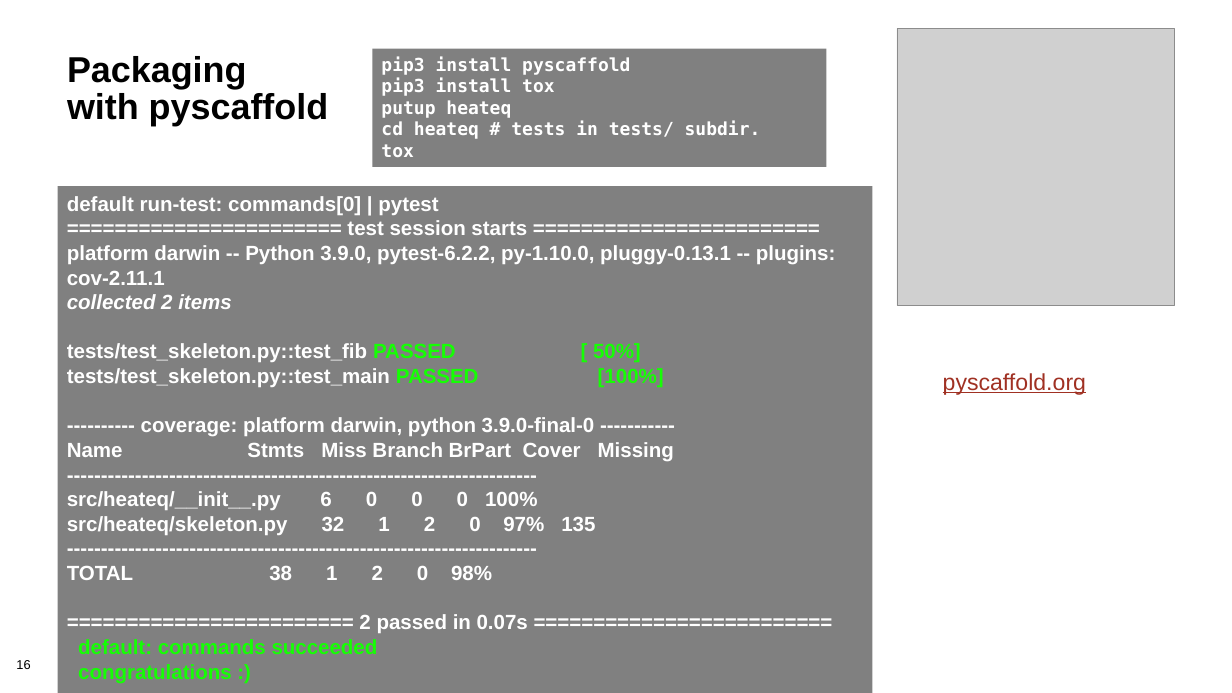
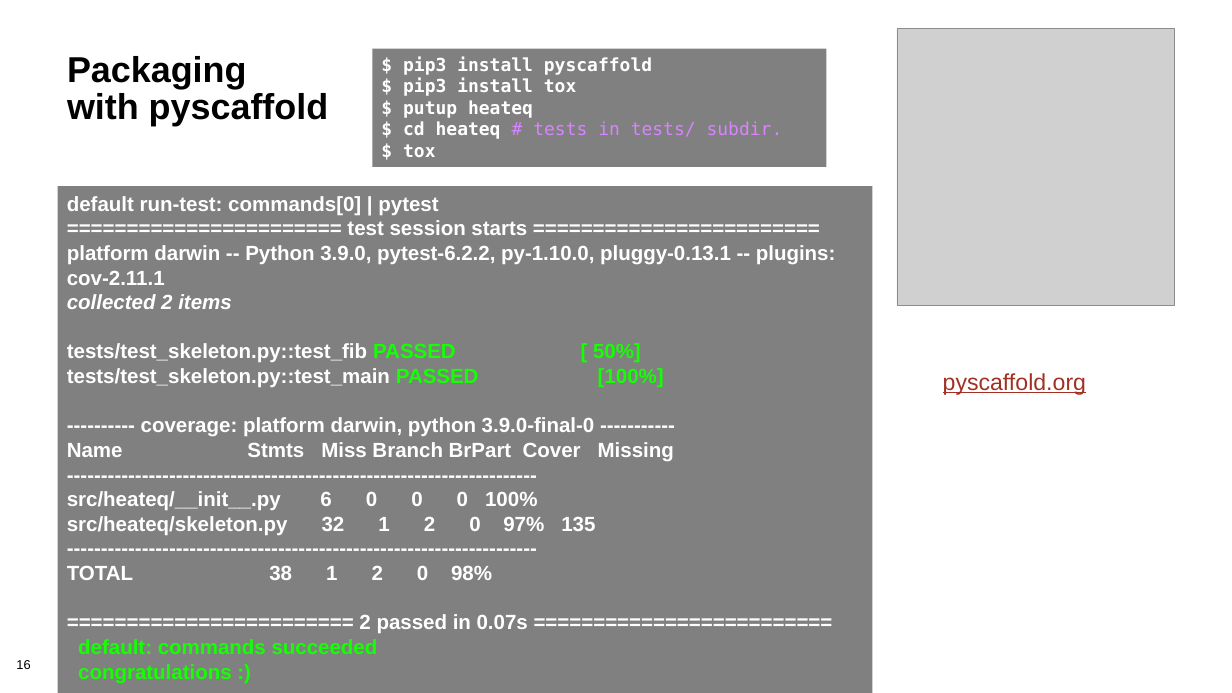
Before and after one commit to bssw-tutorial/presentations, a slide deck: slide 16 of packaging.pptx. Drawn at 1232x693 pixels with LibreOffice and Linux fonts; fonts in the diff are those of the drawing; grey boxes stand for pictures; background and template pictures are left out. Boxes give left, top, right and bottom in pixels: in the first picture for what was removed or moved away, otherwise in the second. Text is boxed around its words. In the diff, an @@ line names an element or a change of style, - is before the commit and + after.

Commit message:
Updated packaging slides.

```diff
--- a/packaging.pptx
+++ b/packaging.pptx
@@ text in rectangle at <box>403,57,783,157</box>: text changed @@
-pip3 install pyscaffold
-pip3 install tox
-putup heateq
-cd heateq # tests in tests/ subdir.
-tox
+$ pip3 install pyscaffold
+$ pip3 install tox
+$ putup heateq
+$ cd heateq # tests in tests/ subdir.
+$ tox
```
Also in this commit, not shown: 17 other slides changed, 2 slides added, 1 other file.
